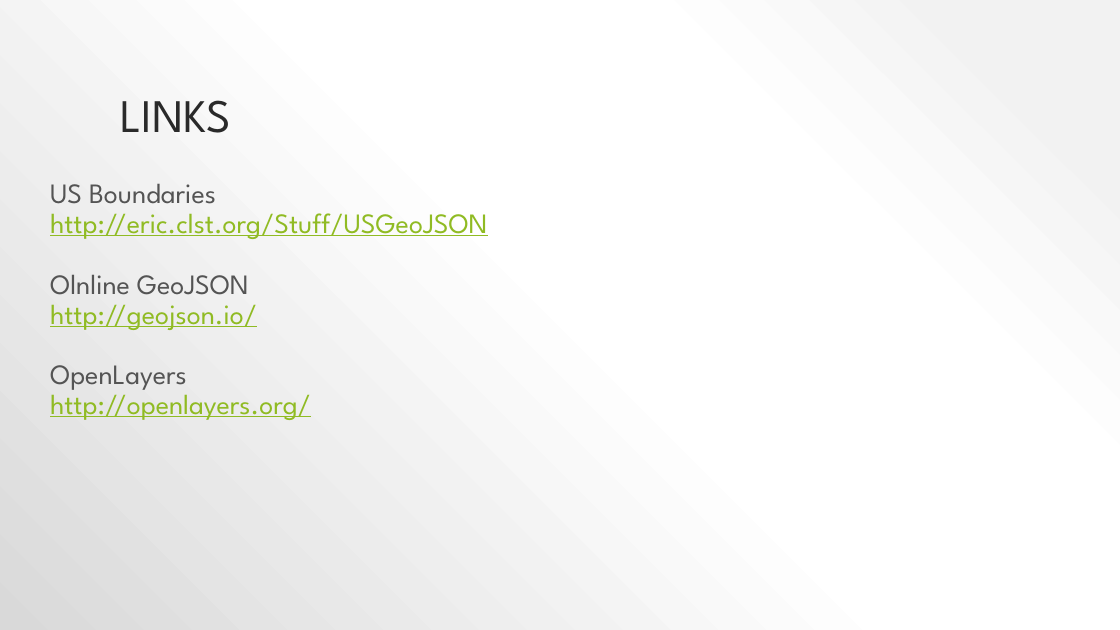
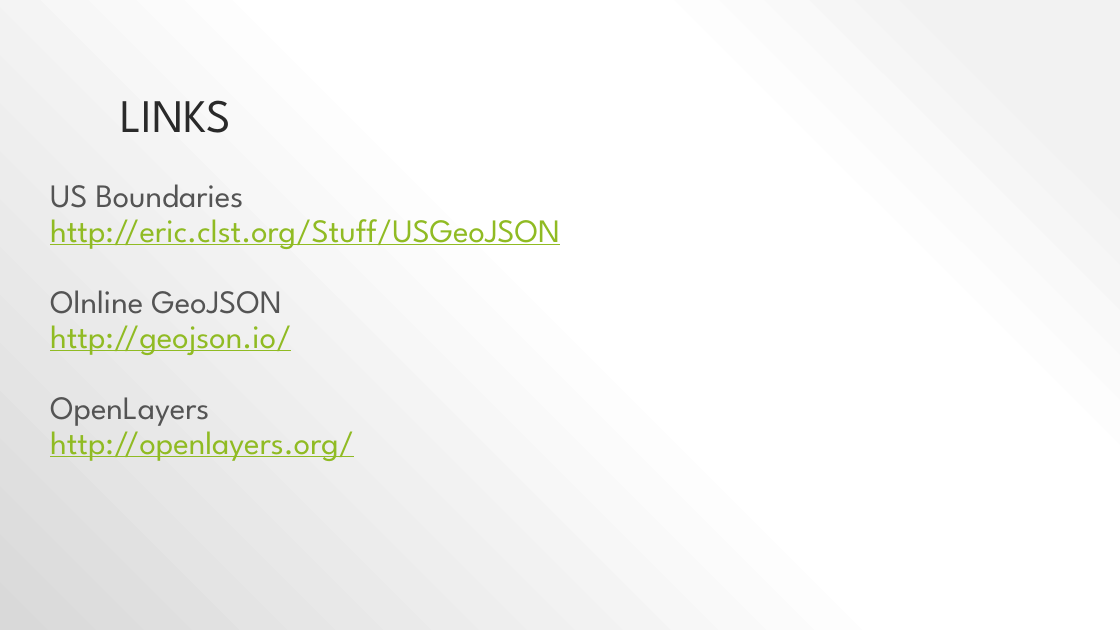
Before and after one commit to pjsteele/techtalksky, a slide deck: slide 28 of presentation/techTalk.pptx. Drawn at 1120x630 pixels with LibreOffice and Linux fonts; fonts in the diff are those of the drawing. Boxes give left, top, right and bottom in pixels: in the first picture for what was removed or moved away, otherwise in the second. Text is boxed around its words. In the diff, an @@ line names an element or a change of style, - is before the commit and + after.

```diff
--- a/presentation/techTalk.pptx
+++ b/presentation/techTalk.pptx
@@ text "US Boundaries" at (50,184,560,461): size 24 to 28 pt @@
```
Also in this commit, not shown: 5 slides added, 6 slides removed, 4 other files.
